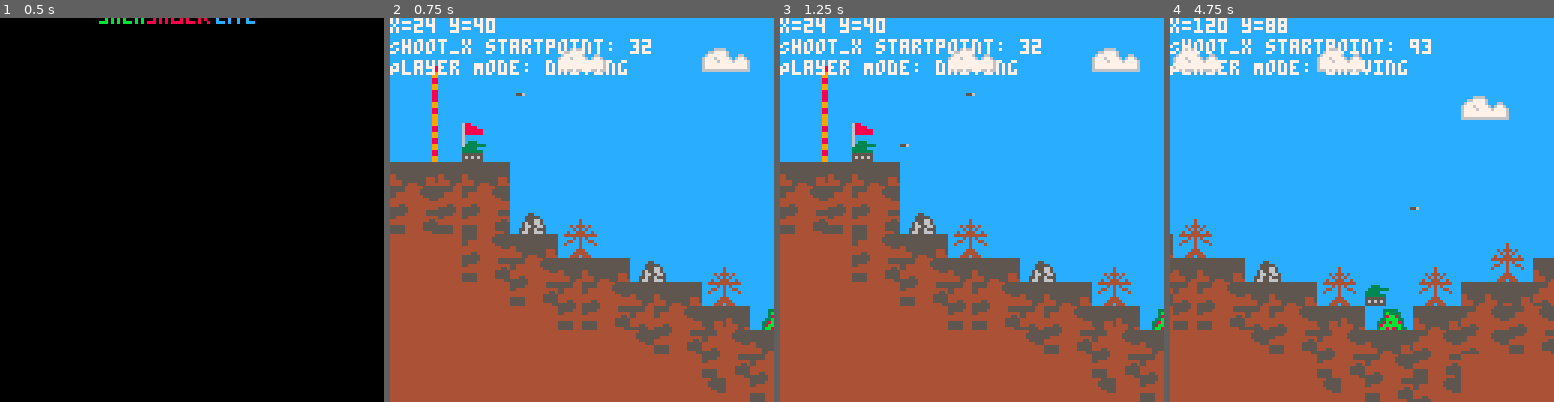
Above: before the commit, frames 1-4 (left to right).
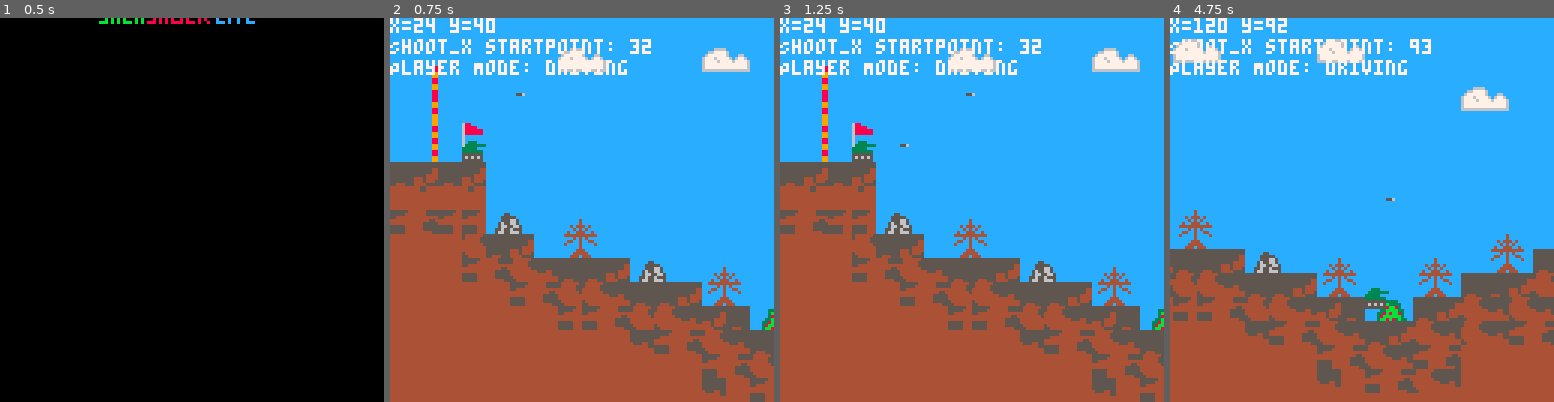
Above: after the commit, the same moments.

Repository: Finn4239/ShellShockLite
Game: PICO-8 cartridge game.p8
The game is run twice, just before and just after one commit, with the same random seed, the same clock (stepped at 60 frames per second) and the same inputs.
Inputs:
- Up to frame 1 (0.5 s): tap X (X key) at 0.33 s
- Up to frame 2 (0.75 s): tap O (Z key) at 0.7 s
- Up to frame 3 (1.25 s): tap X (X key) at 1.07 s
- Up to frame 4 (4.75 s): hold Right 1.6-2.1 s; tap O (Z key) every 0.4 s from 1.7 to 4.5 s; tap X (X key) at 1.85, 2.97, 4.08 s; hold Up 2.15-2.42 s; hold Right 2.47-3.03 s; hold Left 3.08-3.58 s; hold Right 4.02-4.68 s; hold Up from 4.73 s (still down)

Frame 1 is identical in both runs. In frame 2, 5.8% of the frame differs, in the area x 0-100%, y 37-99%; in frame 3, 5.8%; in frame 4, 15%, in the area x 0-100%, y 0-100%.

Commit message:
add explosiv

Diff:
--- a/game.p8
+++ b/game.p8
@@ -265,7 +265,7 @@
 
 
 __gff__
-0202010104040111100800000000000000000101040401111008000000000000000003030101000000000000000000000000010101010000000000000000000000000000000000000000000000000000000000000000000000000000000000000000000000000000000000000000000000000000000000000000000000000000
+0202010104040111100800000000010100000101040401111008000000000101000003030101000000000000000001010000010101010000000000000000010100000000000000000000000000000000000000000000000000000000000000000000000000000000000000000000000000000000000000000000000000000000
 0000000000000000000000000000000000000000000000000000000000000000000000000000000000000000000000000000000000000000000000000000000000000000000000000000000000000000000000000000000000000000000000000000000000000000000000000000000000000000000000000000000000000000
 __map__
 0000000000000000000000000000000000000000000000002c2d00000000000000002c2d000000000000002c2d000000002c2d0000000000030303031212030302030212130000000000000000000000000000000000000000000000000000000000000000000000000000000000000000000000000000000000000000000000
@@ -274,10 +274,10 @@
 000600000000000000000000000000000000002c2d0000000000000000000000000000000000000000000000000000000000000000002c2d030303031203030312020302030000000000000000000000000000000000000000000000000000000000000000000000000000000000000000000000000000000000000000000000
 000600040000000000000000000000000000003c3d0000000000000000002200000000000000002c2d000000000000000000000000003c3d031203030303030303121312130000000000000000000000000000000000000000000000000000000000000000000000000000000000000000000000000000000000000000000000
 0006001400000000000000000000000000000000000000000000000000232500000000000000003c3d000000000000000000000000000000030303030303031303020302030000000000000000000000000000000000000000000000000000000000000000000000000000000000000000000000000000000000000000000000
-2223222223000000000000000000000000000000000000000000000000343500000000000000000000000000000000000000160000000000030312030303020303121312130000000000000000000000000000000000000000000000000000000000000000000000000000000000000000000000000000000000000000000000
-2425242425000000000000000000000000000000000000000000262700343522000000000000000000000000000000000000160000003a3b120303131213121312020302030000000000000000000000000000000000000000000000000000000000000000000000000000000000000000000000000000000000000000000000
-3435343435383926270000000000000000000000000000000000363722343525002627000000000000000000000000000000160000002222020303030203020302121312130000000000000000000000000000000000000000000000000000000000000000000000000000000000000000000000000000000000000000000000
-0202022425222336370000000000000000000000262700383900222335351335233637000000000000000000000000000000160000232425121303131213121312020302030000000000000000000000000000000000000000000000000000000000000000000000000000000000000000000000000000000000000000000000
+222322231a000000000000000000000000000000000000000000000000343500000000000000000000000000000000000000160000000000030312030303020303121312130000000000000000000000000000000000000000000000000000000000000000000000000000000000000000000000000000000000000000000000
+323332331a000000000000000000000000000000000000000000262700343522000000000000000000000000000000000000160000003a3b120303131213121312020302030000000000000000000000000000000000000000000000000000000000000000000000000000000000000000000000000000000000000000000000
+3435343438391a26270000000000000000000000000000000000363722343525002627000000000000000000000000000000160000002222020303030203020302121312130000000000000000000000000000000000000000000000000000000000000000000000000000000000000000000000000000000000000000000000
+0202022422231a36370000000000000000000000262700383900222335351335233637000000000000000000000000000000160000232425121303131213121312020302030000000000000000000000000000000000000000000000000000000000000000000000000000000000000000000000000000000000000000000000
 0212023435242522222338390026270000262700363722232223353535323535242223000026270000002627000026272627160023243435250302030303030303121312130000000000000000000000000000000000000000000000000000000000000000000000000000000000000000000000000000000000000000000000
 02021202023435242425222223363700003637222223242525242535120202353524252223363700383936373a3b36373637160024343534350312130303031203020302030000000000000000000000000000000000000000000000000000000000000000000000000000000000000000000000000000000000000000000000
 0202020203020334343524242523223a3b222324252425352425350202020213133434242522222323232222222322222222232234352425020302030203020303121312130000000000000000000000000000000000000000000000000000000000000000000000000000000000000000000000000000000000000000000000
--- a/src/core/game.lua
+++ b/src/core/game.lua
@@ -304,6 +304,7 @@
     shot.y = shot.y - y_offset
 
     if check_shot_collision(shot) then
+        explode(shot.x, shot.y, 2) -- Radius = 2 Tiles
         shot.active = false
         spr(EXPLOSION_EFFECT_SPRITE, shot.x-4, shot.y-4)
     end
@@ -319,6 +320,34 @@
         end
     end
 end
+
+function damage_tile_at(x, y)
+    local tx = flr(x/8)
+    local ty = flr(y/8)
+    local t = mget(tx, ty)
+
+    if t == 02 or t == 34 or t == 36 then
+        mset(tx, ty, 14) -- leicht beschädigt
+    elseif t == 14 then
+        mset(tx, ty, 46) -- stark beschädigt
+    elseif t == 46 then
+        mset(tx, ty, 26)  -- weg
+    end
+end
+
+function explode(x, y, radius)
+    local tx = flr(x/8)
+    local ty = flr(y/8)
+
+    for dx=-radius, radius do
+        for dy=-radius, radius do
+            if dx*dx + dy*dy <= radius*radius then
+                damage_tile_at((tx+dx)*8, (ty+dy)*8)
+            end
+        end
+    end
+end
+
 
 function draw_title_screen()
     -- Draw the title
Not shown, changed: 28 lines of the sprite sheet (__gfx__) section of game.p8
